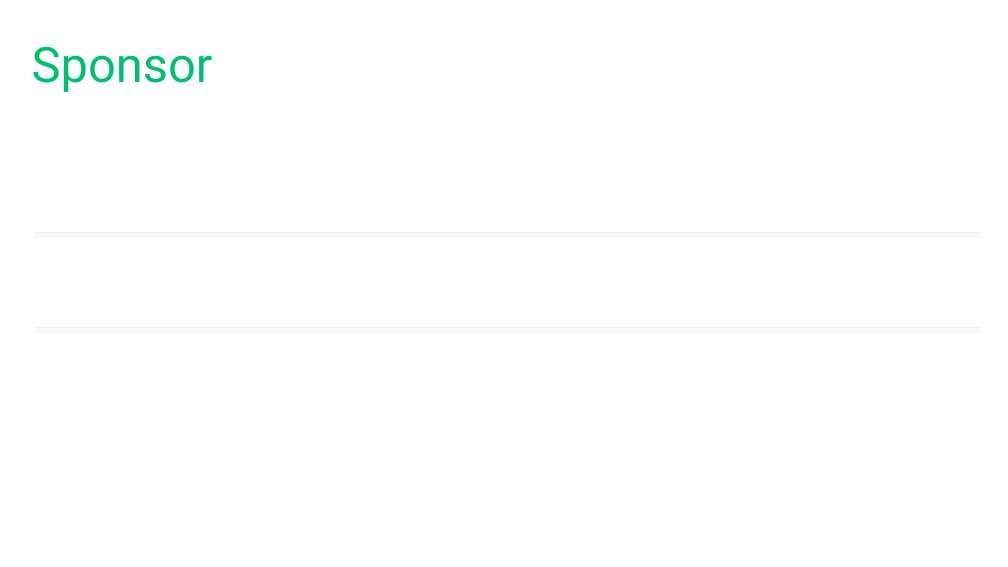
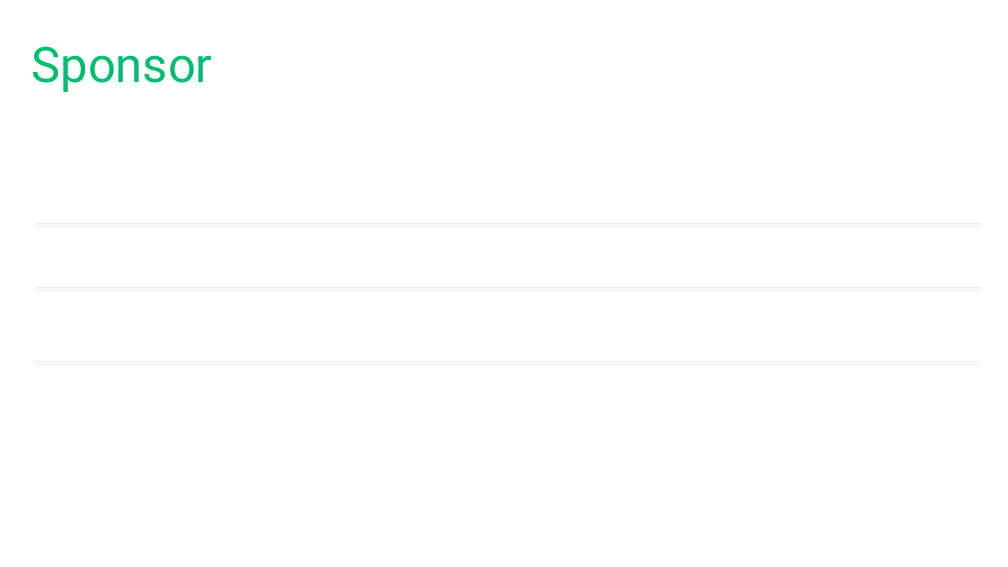
Before and after one commit to mrg3d/demo-opsstudio-repo, a slide deck: slide 2 of Introducing SQL Operations Studio.pptx. Drawn at 1008x567 pixels with LibreOffice and Linux fonts; fonts in the diff are those of the drawing; background and template pictures are left out. Boxes give left, top, right and bottom in pixels: in the first picture for what was removed or moved away, otherwise in the second. Text is boxed around its words. In the diff, an @@ line names an element or a change of style, - is before the commit and + after.

Commit message:
Sostituzione Slide Sponsor

```diff
--- a/Introducing SQL Operations Studio.pptx
+++ b/Introducing SQL Operations Studio.pptx
@@ line moved from (35, 233) - (980, 233) to (35, 223) - (980, 223) @@
@@ line added from (35, 287) to (980, 287), #00BF6F 0.25 pt @@
@@ line moved from (35, 328) - (980, 328) to (35, 362) - (980, 362) @@
```
